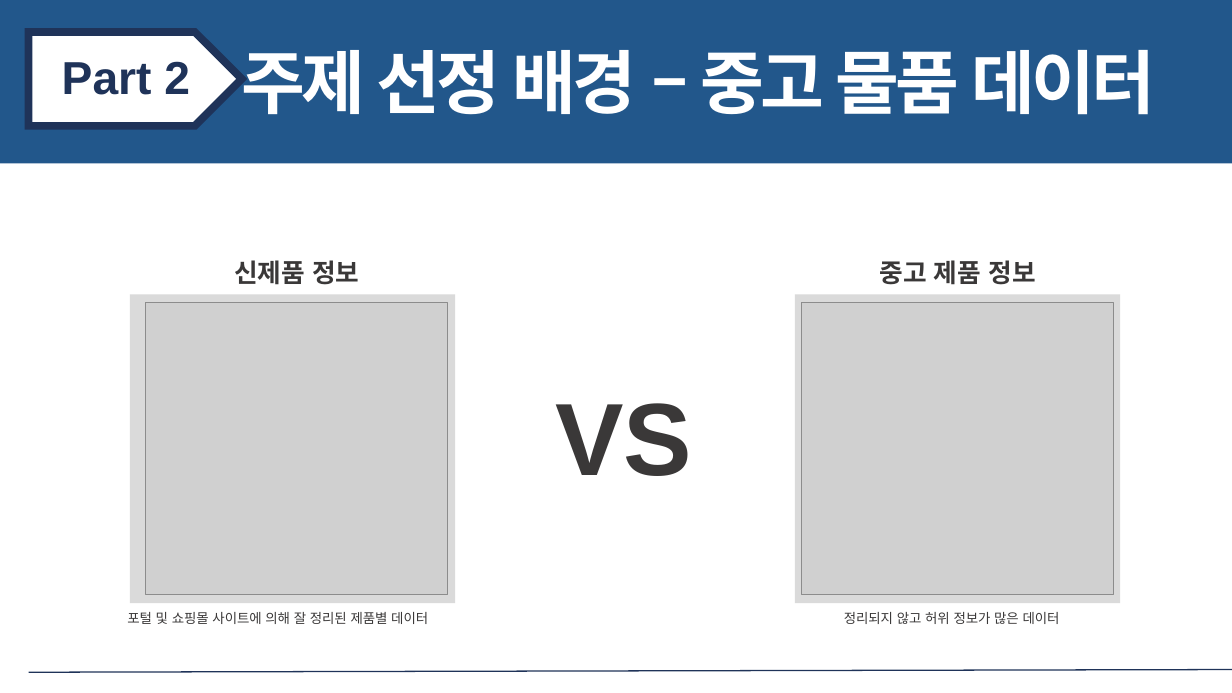
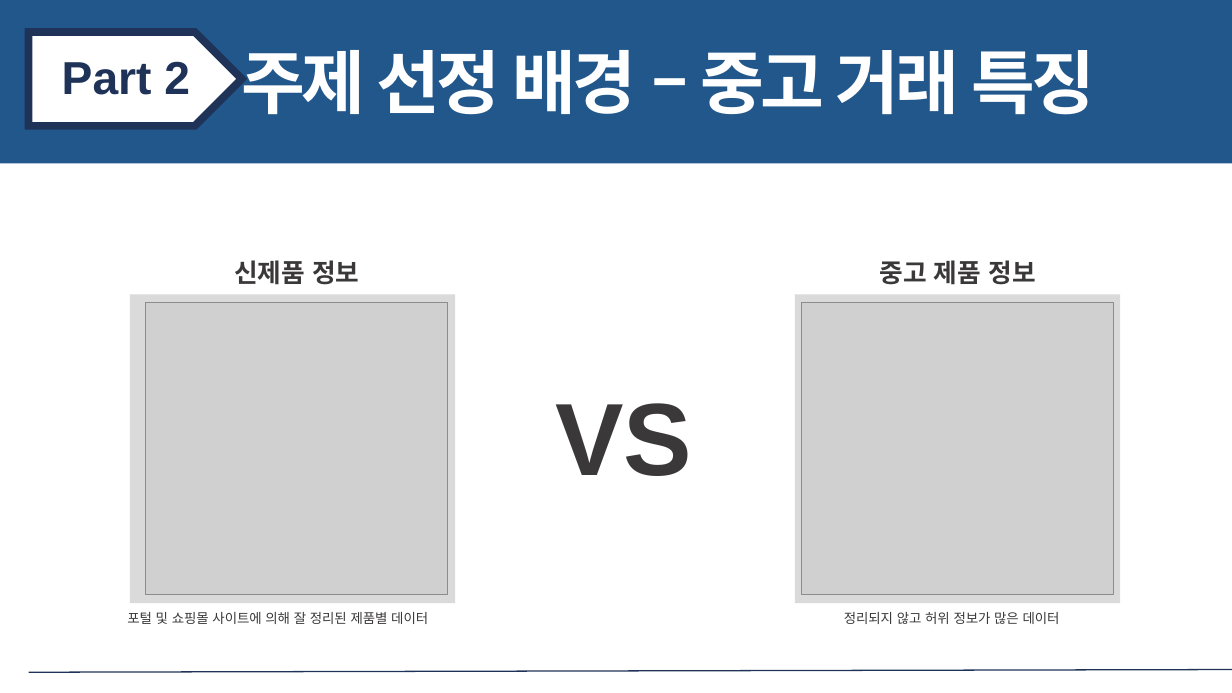
Before and after one commit to CSID-DGU/2019-2-ESCD-Yanghwa, a slide deck: slide 6 of 발표자료 및 보고서/프로젝트 진행계획 발표자료(양화대교).pptx. Drawn at 1232x693 pixels with LibreOffice and Linux fonts; fonts in the diff are those of the drawing; grey boxes stand for pictures. Boxes give left, top, right and bottom in pixels: in the first picture for what was removed or moved away, otherwise in the second. Text is boxed around its words. In the diff, an @@ line names an element or a change of style, - is before the commit and + after.

```diff
--- a/발표자료 및 보고서/프로젝트 진행계획 발표자료(양화대교).pptx
+++ b/발표자료 및 보고서/프로젝트 진행계획 발표자료(양화대교).pptx
@@ text at box(242, 50, 1095, 115): text changed @@
-주제 선정 배경 – 중고 물품 데이터
+주제 선정 배경 – 중고 거래 특징
```
Also in this commit, not shown: 5 other slides changed, 1 slide added.
